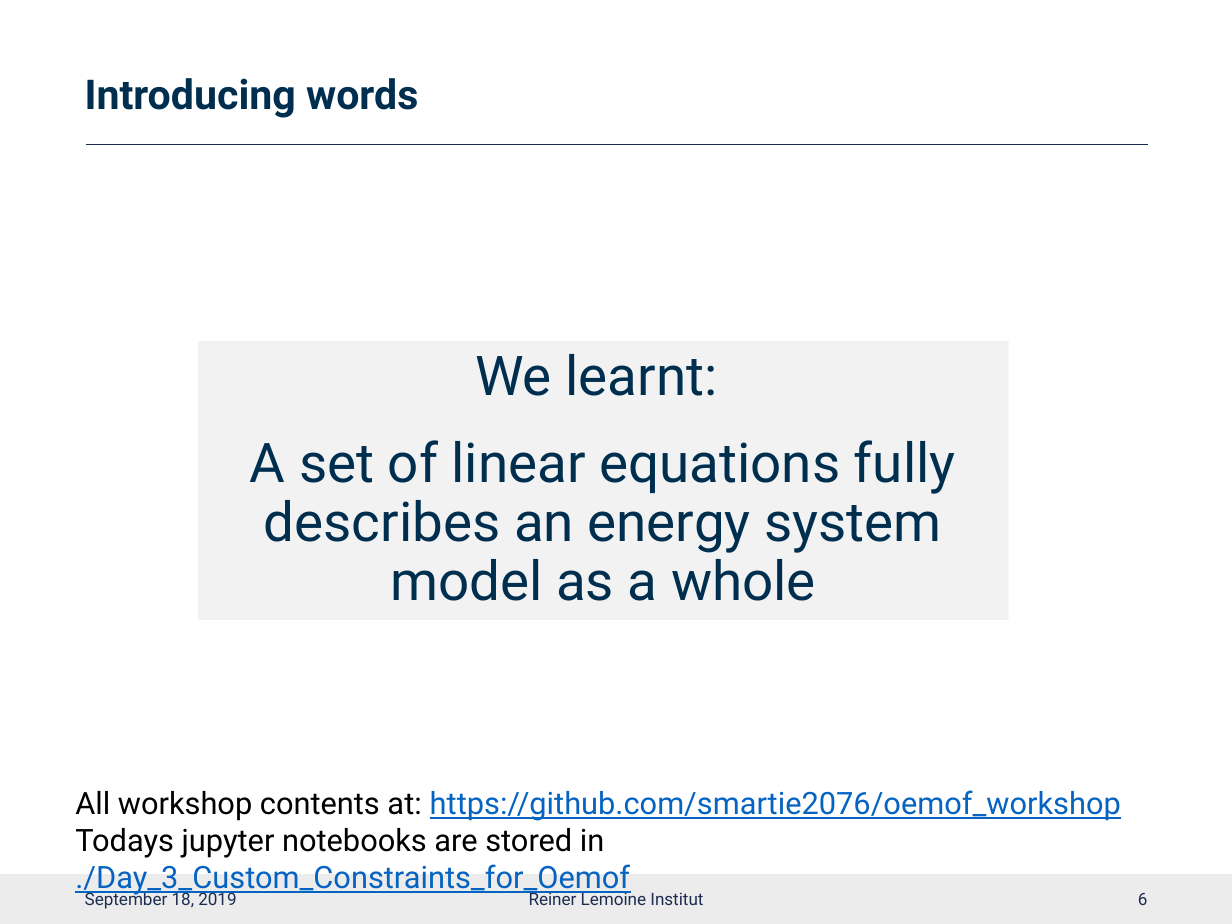
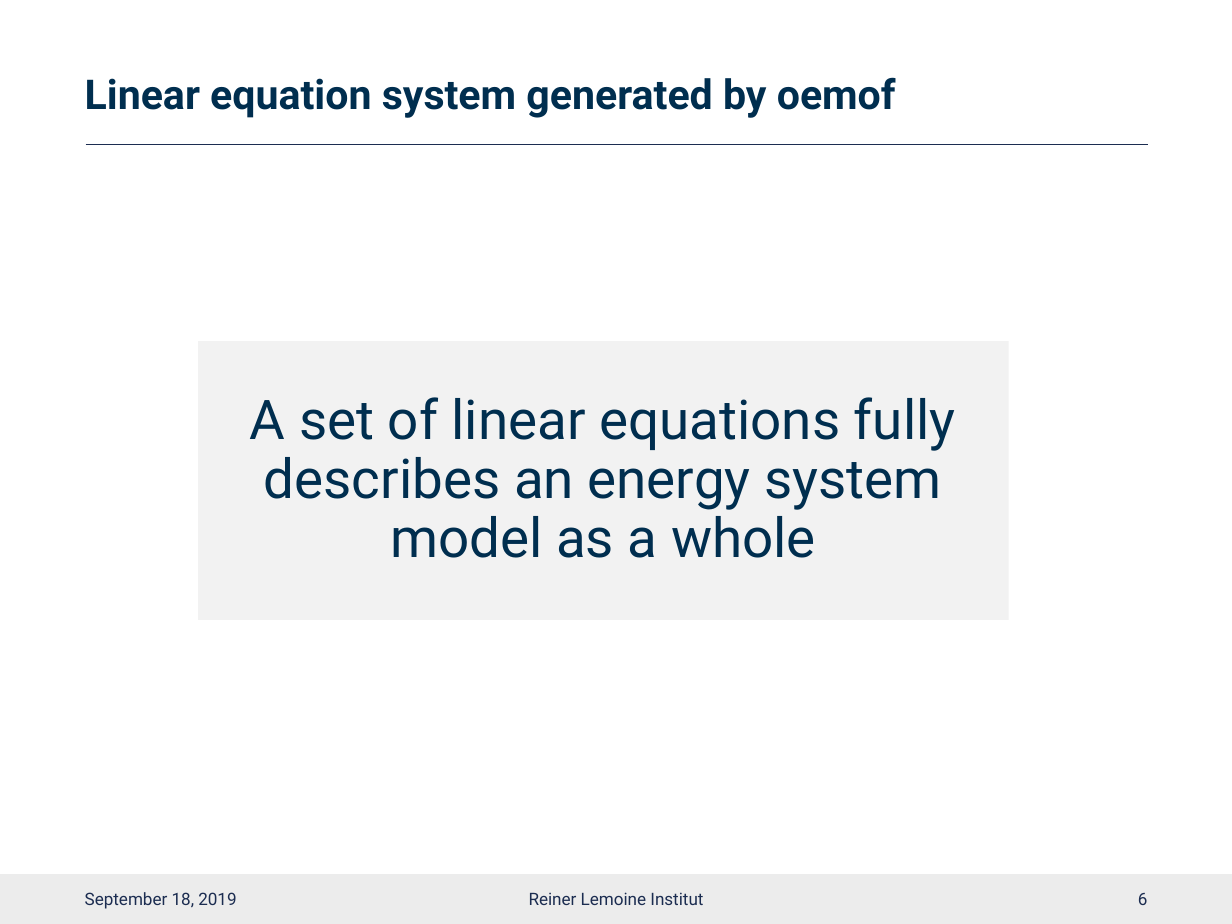
Before and after one commit to smartie2076/oemof_workshop, a slide deck: slide 7 of Oemof_Workshop_07_Constraints.pptx. Drawn at 1232x924 pixels with LibreOffice and Linux fonts; fonts in the diff are those of the drawing; background and template pictures are left out. Boxes give left, top, right and bottom in pixels: in the first picture for what was removed or moved away, otherwise in the second. Text is boxed around its words. In the diff, an @@ line names an element or a change of style, - is before the commit and + after.

```diff
--- a/Oemof_Workshop_07_Constraints.pptx
+++ b/Oemof_Workshop_07_Constraints.pptx
@@ title at (85, 77, 896, 118): text changed @@
-Introducing words
+Linear equation system generated by oemof
@@ text at (475, 354, 717, 396): paragraph removed @@
-We learnt:
@@ text removed at (75, 790, 1121, 896) @@
-All workshop contents at: https://github.com/smartie2076/oemof_workshop
-Todays jupyter notebooks are stored in ./Day_3_Custom_Constraints_for_Oemof
```
Also in this commit, not shown: 11 other slides changed, 2 slides removed, 1 other file.
